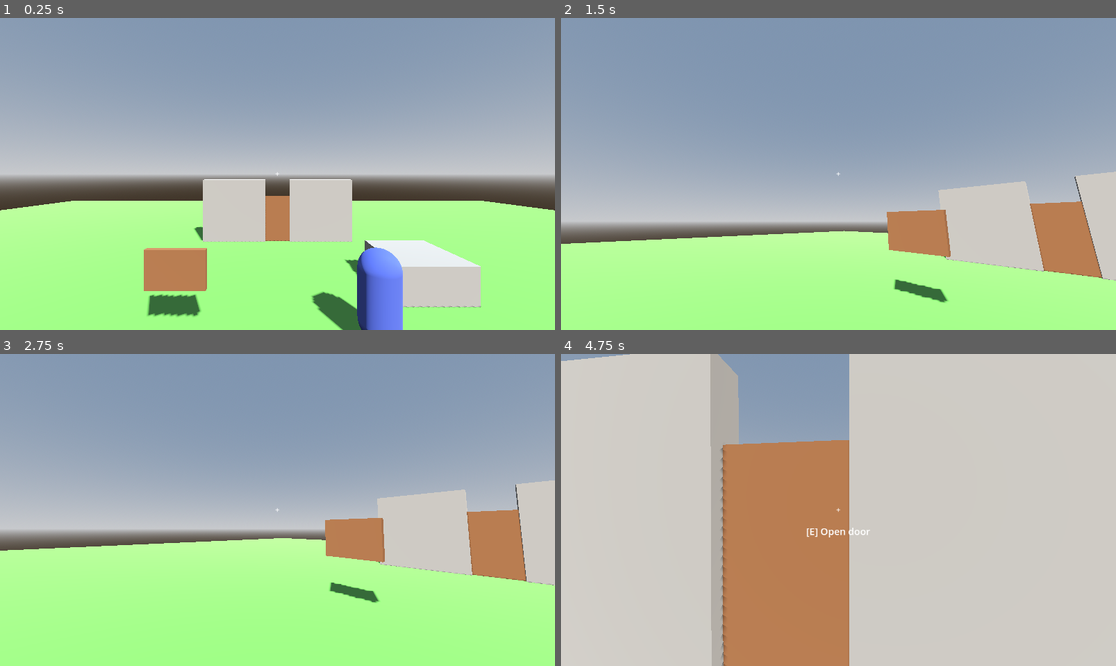
Above: before the commit, frames 1-4 (two rows, left to right).
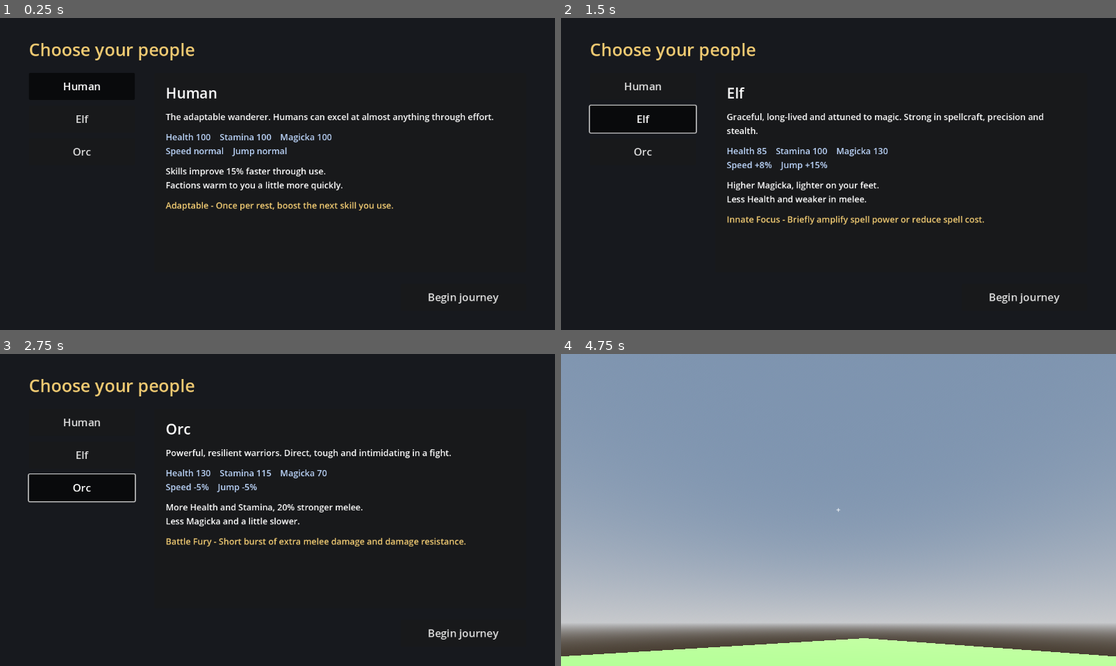
Above: after the commit, the same moments.

Repository: RCJLabs/Vaelora-godot
Game: Godot game, scene res://ui/character_creation.tscn
The game is run twice, just before and just after one commit, with the same random seed, the same clock (stepped at 60 frames per second) and the same inputs. Before the commit the project starts from res://levels/test_level.tscn.
Inputs (mouse positions are in pixels of both pictures, inside the frame that each line leads up to):
- Up to frame 1 (0.25 s): no input
- Up to frame 2 (1.5 s): click (644, 86) at 0.5 s, where only the run after the commit has a clickable "Human"; click (644, 117) at 1.25 s, where only the run after the commit has a clickable "Elf"
- Up to frame 3 (2.75 s): click (83, 488) at 2 s, where only the run after the commit has a clickable "Orc"
- Up to frame 4 (4.75 s): click (1027, 634) at 2.75 s, where only the run after the commit has a clickable "Begin journey"; tap Enter at 3.5 s; move the mouse to (866, 510) at 3.52 s; hold Shift (sprint) 3.53-4.28 s; hold W (move_forward) from 3.53 s (still down); tap Space (jump) at 3.77, 3.8, 4.07, 4.35, 4.52 s; move the mouse to (810, 510) at 4.27 s; tap Shift (sprint) at 4.55 s

The runs differ from the first frame. In frame 1, 100% of the frame differs, in the area x 0-100%, y 0-100%; in frame 2, 100%; in frame 3, 100%; in frame 4, 88%.

Commit message:
Add race selection screen with Human, Elf and Orc
- RaceData resource and one .tres per race (stats, modifiers, flavour text)
- Character creation screen is now the main scene; sets GameState.race_data
- Player applies race speed and jump height; GameState defaults to Human so
  levels still run directly with F6
- RACES.md: what races change, editing races, adding a race

Co-Authored-By: Claude Opus 5.5 <noreply@anthropic.com>
Claude-Session: https://claude.ai/code/session_01BPE8ZczZ4hZnRHyCfMJwVS

Diff:
--- a/godot/player/player_first_person.gd
+++ b/godot/player/player_first_person.gd
@@ -35,6 +35,7 @@
 
 func _ready() -> void:
 	spawn_position = global_position
+	_apply_race(GameState.race_data)
 	_ensure_input_actions()
 	_check_collision_setup()
 	Input.mouse_mode = Input.MOUSE_MODE_CAPTURED
@@ -86,6 +87,14 @@
 		velocity = Vector3.ZERO
 
 
+# Race modifiers from res://races/*.tres (chosen on the character creation screen).
+func _apply_race(race: RaceData) -> void:
+	walk_speed *= race.move_speed_mult
+	sprint_speed *= race.move_speed_mult
+	# Jump height grows with the square of jump speed, so take the square root.
+	jump_velocity *= sqrt(race.jump_height_mult)
+
+
 # Whatever the crosshair points at within reach: if it has an `interact(player)`
 # method it's usable. Its optional `prompt` property is shown on screen.
 func _update_interaction() -> void:
--- a/godot/project.godot
+++ b/godot/project.godot
@@ -6,7 +6,7 @@
 [application]
 
 config/name="High Fantasy Sandbox RPG"
-run/main_scene="res://levels/test_level.tscn"
+run/main_scene="res://ui/character_creation.tscn"
 config/features=PackedStringArray("4.3", "Forward Plus")
 
 [autoload]
--- /dev/null
+++ b/godot/races/elf.tres
@@ -0,0 +1,19 @@
+[gd_resource type="Resource" script_class="RaceData" load_steps=2 format=3]
+
+[ext_resource type="Script" path="res://systems/race_data.gd" id="1_race"]
+
+[resource]
+script = ExtResource("1_race")
+display_name = "Elf"
+description = "Graceful, long-lived and attuned to magic. Strong in spellcraft, precision and stealth."
+health = 85
+stamina = 100
+magicka = 130
+move_speed_mult = 1.08
+jump_height_mult = 1.15
+skill_xp_mult = 1.0
+melee_damage_mult = 0.9
+traits = "Higher Magicka, lighter on your feet.
+Less Health and weaker in melee."
+signature_ability = "Innate Focus"
+signature_description = "Briefly amplify spell power or reduce spell cost."
--- /dev/null
+++ b/godot/races/human.tres
@@ -0,0 +1,19 @@
+[gd_resource type="Resource" script_class="RaceData" load_steps=2 format=3]
+
+[ext_resource type="Script" path="res://systems/race_data.gd" id="1_race"]
+
+[resource]
+script = ExtResource("1_race")
+display_name = "Human"
+description = "The adaptable wanderer. Humans can excel at almost anything through effort."
+health = 100
+stamina = 100
+magicka = 100
+move_speed_mult = 1.0
+jump_height_mult = 1.0
+skill_xp_mult = 1.15
+melee_damage_mult = 1.0
+traits = "Skills improve 15% faster through use.
+Factions warm to you a little more quickly."
+signature_ability = "Adaptable"
+signature_description = "Once per rest, boost the next skill you use."
--- /dev/null
+++ b/godot/races/orc.tres
@@ -0,0 +1,19 @@
+[gd_resource type="Resource" script_class="RaceData" load_steps=2 format=3]
+
+[ext_resource type="Script" path="res://systems/race_data.gd" id="1_race"]
+
+[resource]
+script = ExtResource("1_race")
+display_name = "Orc"
+description = "Powerful, resilient warriors. Direct, tough and intimidating in a fight."
+health = 130
+stamina = 115
+magicka = 70
+move_speed_mult = 0.95
+jump_height_mult = 0.95
+skill_xp_mult = 1.0
+melee_damage_mult = 1.2
+traits = "More Health and Stamina, 20% stronger melee.
+Less Magicka and a little slower."
+signature_ability = "Battle Fury"
+signature_description = "Short burst of extra melee damage and damage resistance."
--- a/godot/systems/game_state.gd
+++ b/godot/systems/game_state.gd
@@ -4,8 +4,21 @@
 # Autoloaded as "GameState" (Project Settings > Globals > Autoload), so any
 # script can read GameState.race or GameState.flags directly.
 
-var race: String = "Human"   # set by character creation later
-var flags: Dictionary = {}   # story memory, e.g. flags["met_maren"] = true
+const DEFAULT_RACE := "res://races/human.tres"
+
+var race: String = "Human"        # name only, used by dialogue conditions
+var race_data: RaceData           # full stats/modifiers of the chosen race
+var flags: Dictionary = {}        # story memory, e.g. flags["met_maren"] = true
+
+
+func _ready() -> void:
+	# Lets levels run on their own (F6) without going through character creation.
+	set_race(load(DEFAULT_RACE))
+
+
+func set_race(data: RaceData) -> void:
+	race_data = data
+	race = data.display_name
 
 
 func has_flag(flag_name: String) -> bool:
--- /dev/null
+++ b/godot/systems/race_data.gd
@@ -0,0 +1,29 @@
+class_name RaceData
+extends Resource
+
+# One playable race. Each race is a .tres file in res://races/ - double-click
+# one in the FileSystem panel to edit its numbers in the Inspector.
+# Numbers are first-pass placeholders; tune them once combat/magic exist.
+
+@export var display_name: String = "Human"
+@export_multiline var description: String = ""
+
+@export_group("Starting stats")
+@export var health: int = 100
+@export var stamina: int = 100
+@export var magicka: int = 100
+
+@export_group("Modifiers")
+## Multiplies walk and sprint speed.
+@export var move_speed_mult: float = 1.0
+## Multiplies how high you jump.
+@export var jump_height_mult: float = 1.0
+## Multiplies skill XP gained from use (used once skills exist).
+@export var skill_xp_mult: float = 1.0
+## Multiplies melee damage (used once combat exists).
+@export var melee_damage_mult: float = 1.0
+
+@export_group("Flavour")
+@export_multiline var traits: String = ""
+@export var signature_ability: String = ""
+@export_multiline var signature_description: String = ""
--- /dev/null
+++ b/godot/ui/character_creation.gd
@@ -0,0 +1,65 @@
+extends Control
+
+# Race selection screen. Shown first; "Begin" loads the starting level.
+# To add a race: create a new .tres in res://races/ and add it to RACE_FILES.
+
+const RACE_FILES := [
+	"res://races/human.tres",
+	"res://races/elf.tres",
+	"res://races/orc.tres",
+]
+const START_LEVEL := "res://levels/test_level.tscn"
+
+@onready var race_buttons: VBoxContainer = %RaceButtons
+@onready var name_label: Label = %RaceName
+@onready var description_label: Label = %Description
+@onready var stats_label: Label = %Stats
+@onready var traits_label: Label = %Traits
+@onready var ability_label: Label = %Ability
+@onready var begin_button: Button = %BeginButton
+
+var races: Array[RaceData] = []
+var selected: RaceData
+
+
+func _ready() -> void:
+	Input.mouse_mode = Input.MOUSE_MODE_VISIBLE
+	var group := ButtonGroup.new()   # only one race button can be pressed at a time
+	for path in RACE_FILES:
+		var race: RaceData = load(path)
+		races.append(race)
+		var button := Button.new()
+		button.text = race.display_name
+		button.toggle_mode = true
+		button.button_group = group
+		button.custom_minimum_size = Vector2(220, 56)
+		button.add_theme_font_size_override("font_size", 22)
+		button.pressed.connect(select_race.bind(race))
+		race_buttons.add_child(button)
+	begin_button.pressed.connect(begin)
+	race_buttons.get_child(0).button_pressed = true
+	select_race(races[0])
+
+
+func select_race(race: RaceData) -> void:
+	selected = race
+	name_label.text = race.display_name
+	description_label.text = race.description
+	stats_label.text = "Health %d    Stamina %d    Magicka %d\nSpeed %s    Jump %s" % [
+		race.health, race.stamina, race.magicka,
+		_percent(race.move_speed_mult), _percent(race.jump_height_mult)]
+	traits_label.text = race.traits
+	ability_label.text = "%s - %s" % [race.signature_ability, race.signature_description]
+
+
+func begin() -> void:
+	GameState.set_race(selected)
+	get_tree().change_scene_to_file(START_LEVEL)
+
+
+# 1.08 -> "+8%", 0.95 -> "-5%", 1.0 -> "normal"
+func _percent(mult: float) -> String:
+	var diff := roundi((mult - 1.0) * 100.0)
+	if diff == 0:
+		return "normal"
+	return "%+d%%" % diff
--- /dev/null
+++ b/godot/ui/character_creation.tscn
@@ -0,0 +1,106 @@
+[gd_scene load_steps=2 format=3]
+
+[ext_resource type="Script" path="res://ui/character_creation.gd" id="1_cc"]
+
+[node name="CharacterCreation" type="Control"]
+layout_mode = 3
+anchors_preset = 15
+anchor_right = 1.0
+anchor_bottom = 1.0
+grow_horizontal = 2
+grow_vertical = 2
+script = ExtResource("1_cc")
+
+[node name="Background" type="ColorRect" parent="."]
+layout_mode = 1
+anchors_preset = 15
+anchor_right = 1.0
+anchor_bottom = 1.0
+grow_horizontal = 2
+grow_vertical = 2
+color = Color(0.09, 0.1, 0.12, 1)
+
+[node name="Margin" type="MarginContainer" parent="."]
+layout_mode = 1
+anchors_preset = 15
+anchor_right = 1.0
+anchor_bottom = 1.0
+grow_horizontal = 2
+grow_vertical = 2
+theme_override_constants/margin_left = 60
+theme_override_constants/margin_top = 40
+theme_override_constants/margin_right = 60
+theme_override_constants/margin_bottom = 40
+
+[node name="VBox" type="VBoxContainer" parent="Margin"]
+layout_mode = 2
+theme_override_constants/separation = 24
+
+[node name="Title" type="Label" parent="Margin/VBox"]
+layout_mode = 2
+theme_override_colors/font_color = Color(0.95, 0.8, 0.45, 1)
+theme_override_font_sizes/font_size = 36
+text = "Choose your people"
+
+[node name="HBox" type="HBoxContainer" parent="Margin/VBox"]
+layout_mode = 2
+size_flags_vertical = 3
+theme_override_constants/separation = 40
+
+[node name="RaceButtons" type="VBoxContainer" parent="Margin/VBox/HBox"]
+unique_name_in_owner = true
+layout_mode = 2
+theme_override_constants/separation = 12
+
+[node name="Details" type="PanelContainer" parent="Margin/VBox/HBox"]
+layout_mode = 2
+size_flags_horizontal = 3
+
+[node name="Margin" type="MarginContainer" parent="Margin/VBox/HBox/Details"]
+layout_mode = 2
+theme_override_constants/margin_left = 24
+theme_override_constants/margin_top = 20
+theme_override_constants/margin_right = 24
+theme_override_constants/margin_bottom = 20
+
+[node name="VBox" type="VBoxContainer" parent="Margin/VBox/HBox/Details/Margin"]
+layout_mode = 2
+theme_override_constants/separation = 16
+
+[node name="RaceName" type="Label" parent="Margin/VBox/HBox/Details/Margin/VBox"]
+unique_name_in_owner = true
+layout_mode = 2
+theme_override_font_sizes/font_size = 30
+
+[node name="Description" type="Label" parent="Margin/VBox/HBox/Details/Margin/VBox"]
+unique_name_in_owner = true
+layout_mode = 2
+theme_override_font_sizes/font_size = 18
+autowrap_mode = 3
+
+[node name="Stats" type="Label" parent="Margin/VBox/HBox/Details/Margin/VBox"]
+unique_name_in_owner = true
+layout_mode = 2
+theme_override_colors/font_color = Color(0.75, 0.85, 1, 1)
+theme_override_font_sizes/font_size = 18
+
+[node name="Traits" type="Label" parent="Margin/VBox/HBox/Details/Margin/VBox"]
+unique_name_in_owner = true
+layout_mode = 2
+theme_override_font_sizes/font_size = 18
+autowrap_mode = 3
+
+[node name="Ability" type="Label" parent="Margin/VBox/HBox/Details/Margin/VBox"]
+unique_name_in_owner = true
+layout_mode = 2
+theme_override_colors/font_color = Color(0.95, 0.8, 0.45, 1)
+theme_override_font_sizes/font_size = 18
+autowrap_mode = 3
+
+[node name="BeginButton" type="Button" parent="Margin/VBox"]
+unique_name_in_owner = true
+custom_minimum_size = Vector2(260, 56)
+layout_mode = 2
+size_flags_horizontal = 8
+theme_override_font_sizes/font_size = 22
+text = "Begin journey"
Not shown, changed: README.md
Not shown, changed: docs/godot-starter/DIALOGUE.md
Not shown, changed: docs/godot-starter/FIRST_PERSON_SETUP.md
Not shown, added: docs/godot-starter/RACES.md
